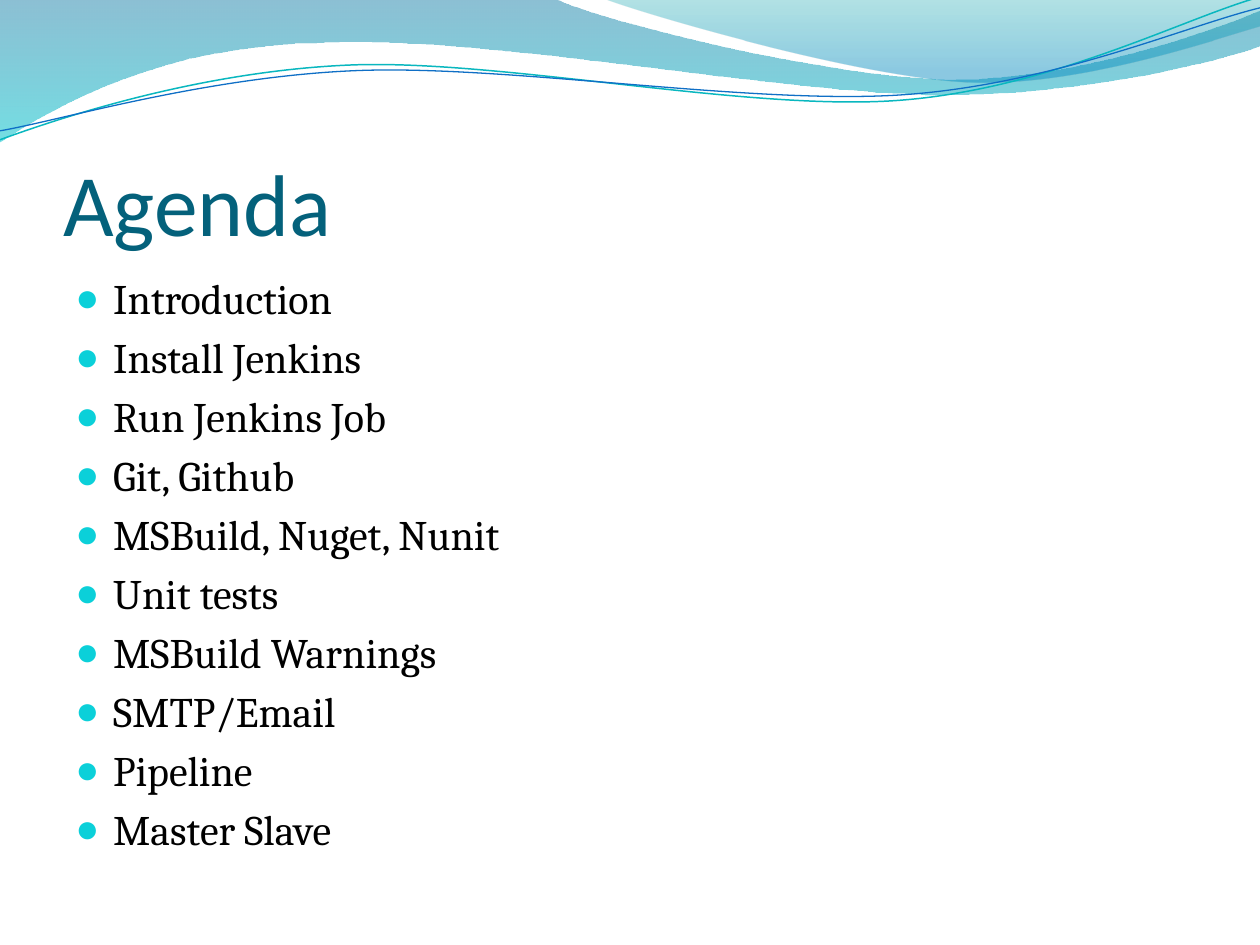
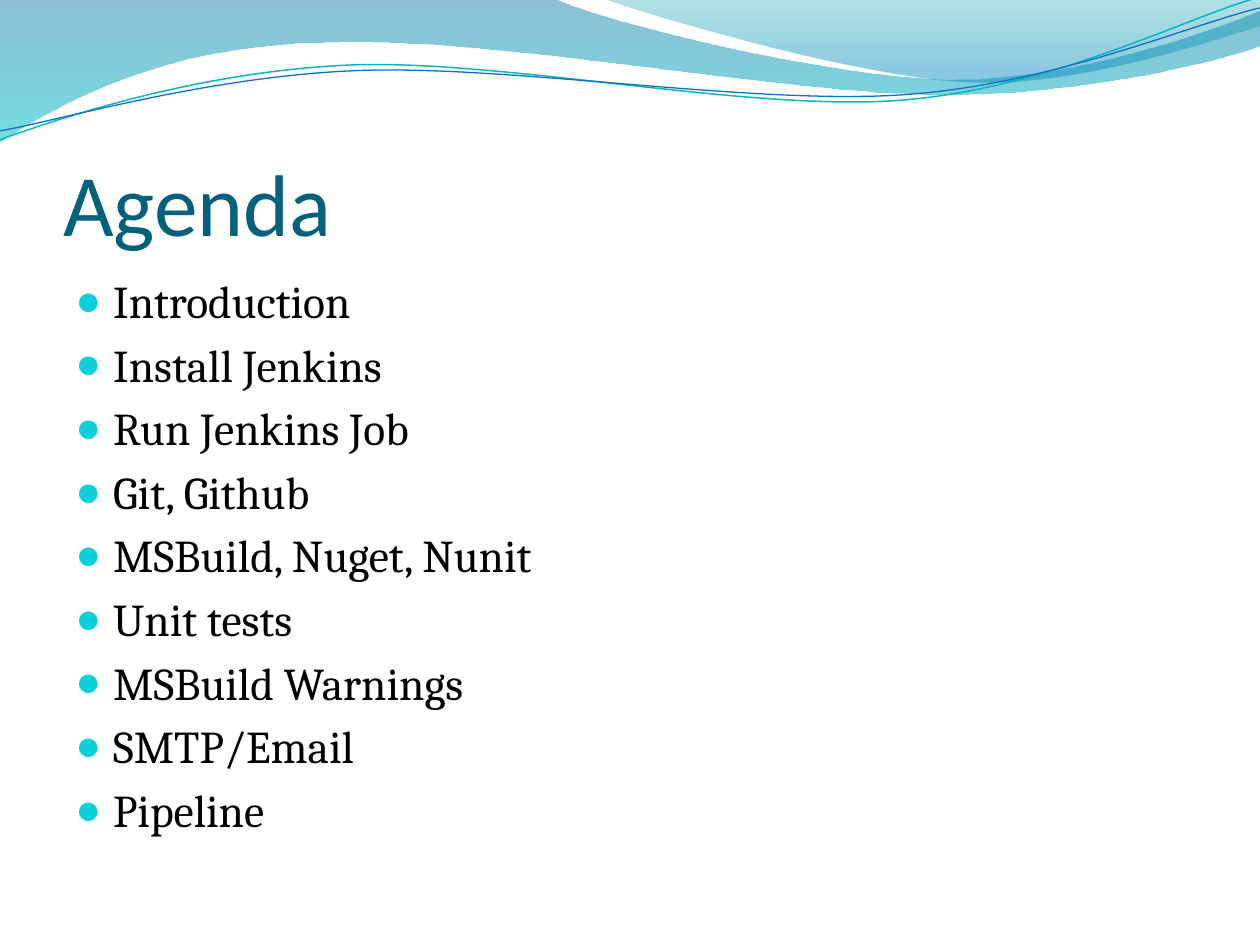
Before and after one commit to Ko38/IntroToJenkins, a slide deck: slide 2 of Introduction to Jenkins.pptx. Drawn at 1260x945 pixels with LibreOffice and Linux fonts; fonts in the diff are those of the drawing; background and template pictures are left out. Boxes give left, top, right and bottom in pixels: in the first picture for what was removed or moved away, otherwise in the second. Text is boxed around its words. In the diff, an @@ line names an element or a change of style, - is before the commit and + after.

```diff
--- a/Introduction to Jenkins.pptx
+++ b/Introduction to Jenkins.pptx
@@ text "Introduction" at <box>113,286,531,837</box>: size 24.1 to 26 pt @@
@@ text at <box>113,816,331,846</box>: paragraph removed @@
-● Master Slave
```
Also in this commit, not shown: 5 slides removed, 26 other files.
